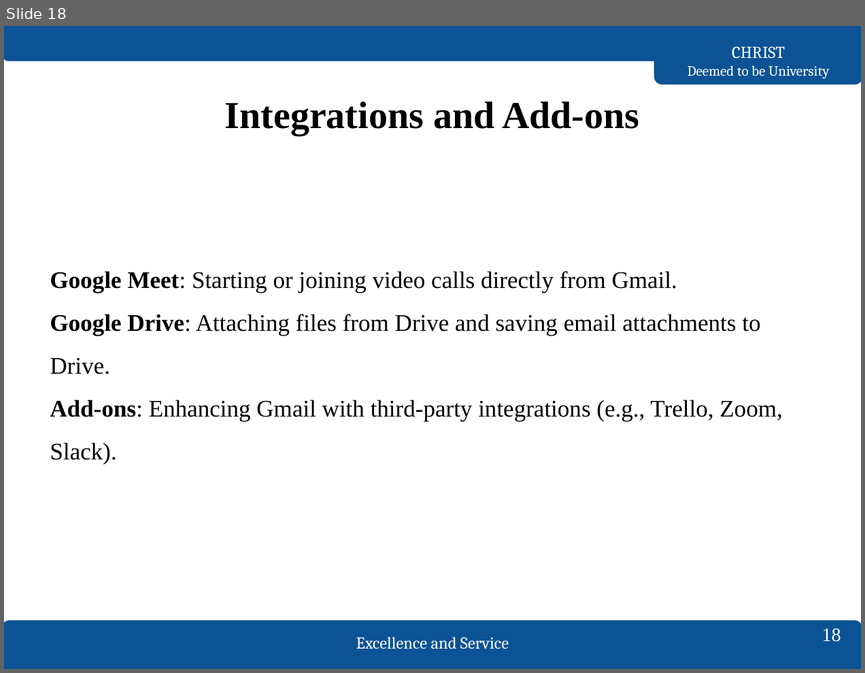
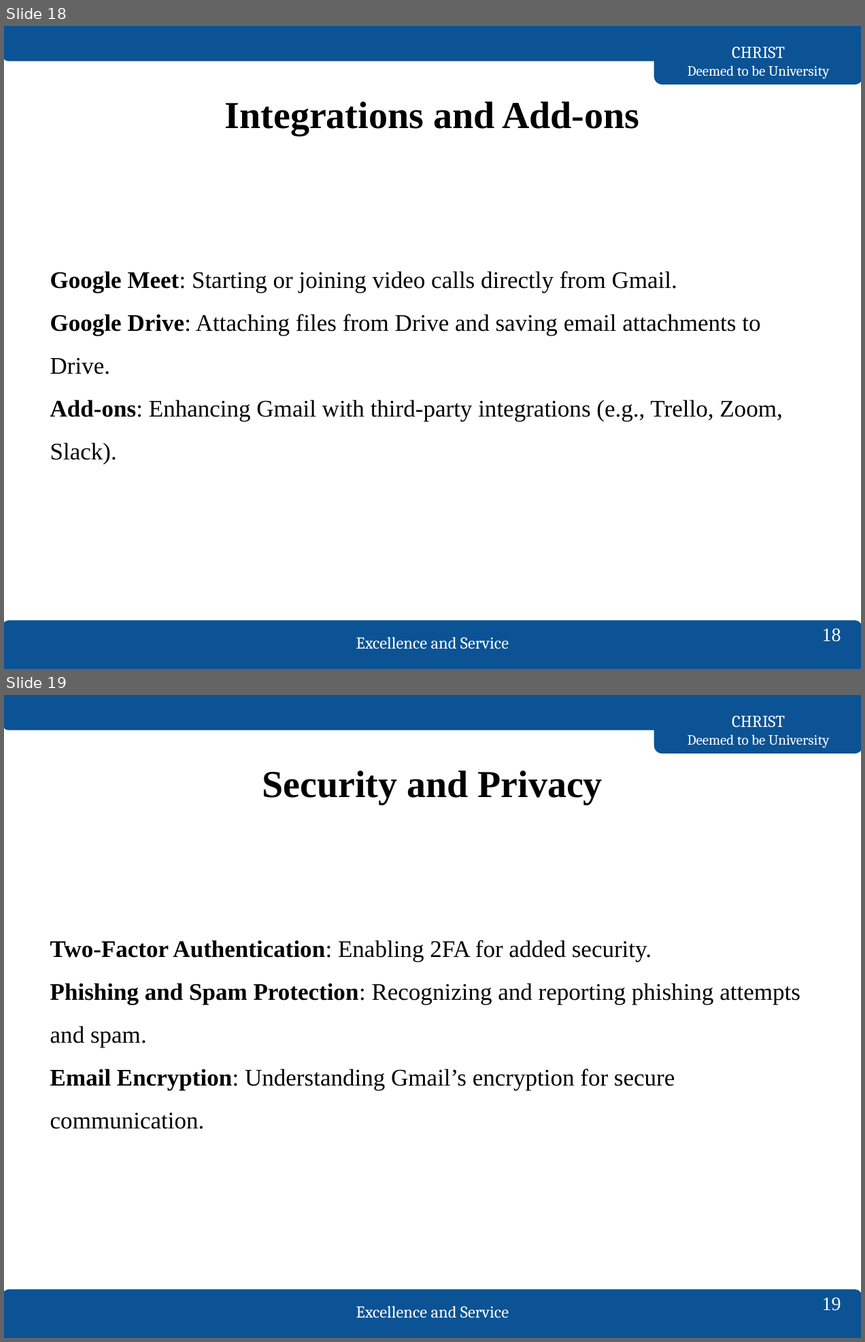
Before and after one commit to kavaskar786/4th_sem, a slide deck: digital mission/unit_1/ProjectPresentationTemplate.pptx. Shown one above the other, each under a label of ours: slide 18 before the commit, slides 18 and 19 after it. The pictures are 865x673 and 865x1342 pixels, drawn with LibreOffice and Linux fonts; fonts in the diff are those of the drawing. Boxes give left, top, right and bottom in pixels: in the first picture for what was removed or moved away, otherwise in the second. Text is boxed around its words. In the diff, an @@ line names an element or a change of style, - is before the commit and + after.

```diff
--- a/digital mission/unit_1/ProjectPresentationTemplate.pptx
+++ b/digital mission/unit_1/ProjectPresentationTemplate.pptx
@@ slide 19 added at bbox=[4, 695, 861, 1338], background #FFFFFF; not listed: 5 template elements that a slide beside it also shows @@
@@ title added at bbox=[262, 770, 602, 804], 32 pt, text #000000, bold @@
+Security and Privacy
@@ text added at bbox=[50, 940, 800, 1129], 20 pt, text #000000 @@
+Two-Factor Authentication: Enabling 2FA for added security.
+Phishing and Spam Protection: Recognizing and reporting phishing attempts and spam.
+Email Encryption: Understanding Gmail’s encryption for secure communication.
@@ page number added at bbox=[822, 1297, 841, 1310], 16 pt, text #FFFFFF @@
+19
```
Also in this commit, not shown: 1 slide changed, 15 other slides added, 2 other files.
